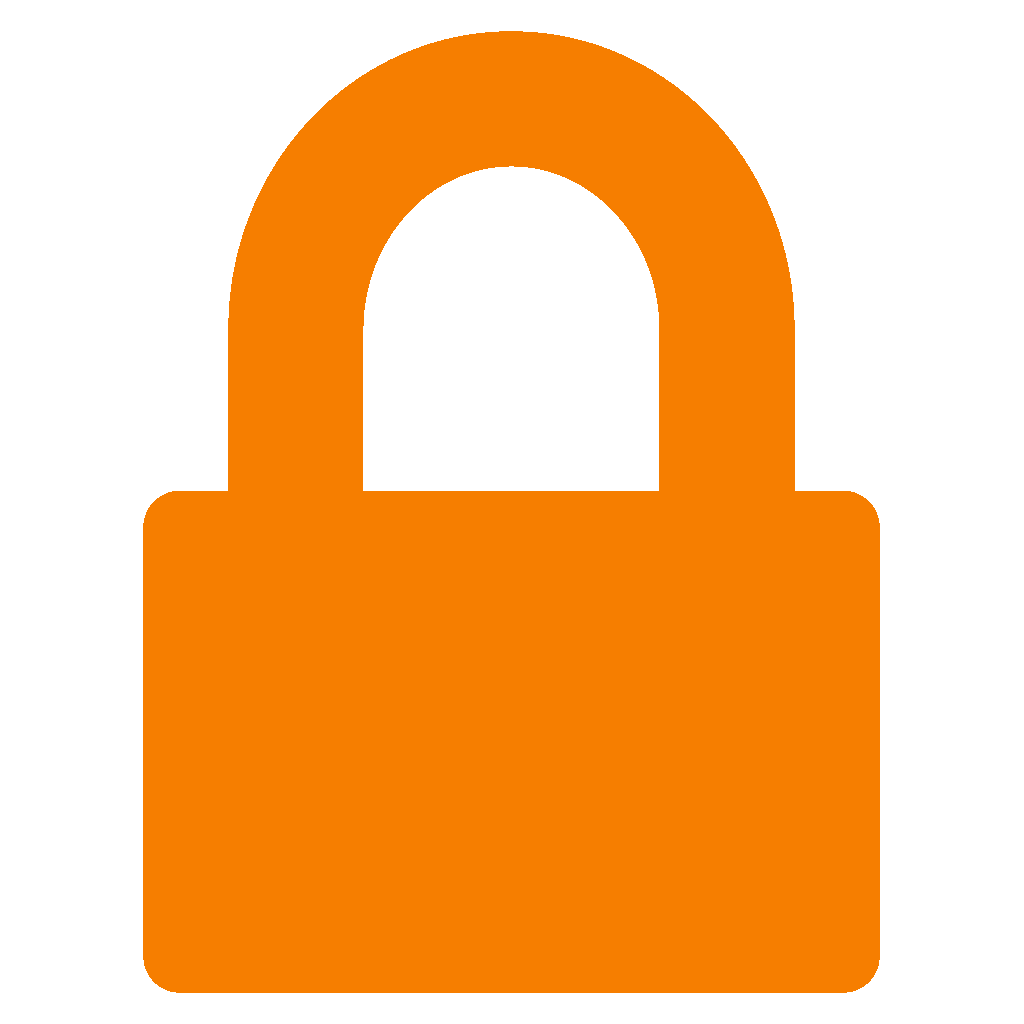
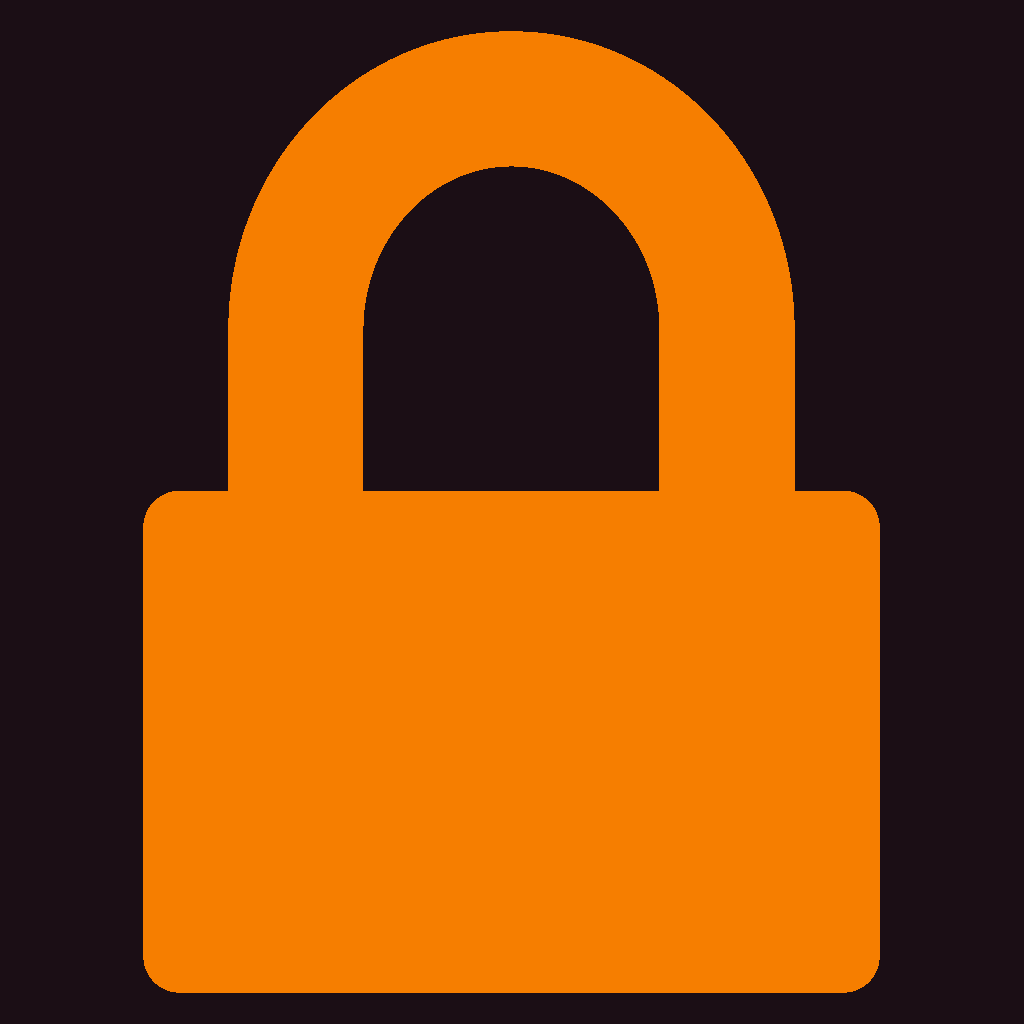
Layered file, before and after one edit (1024px x 1024px). Changes by layer:
added layer "background" over box(0, 0, 1024, 1024)
